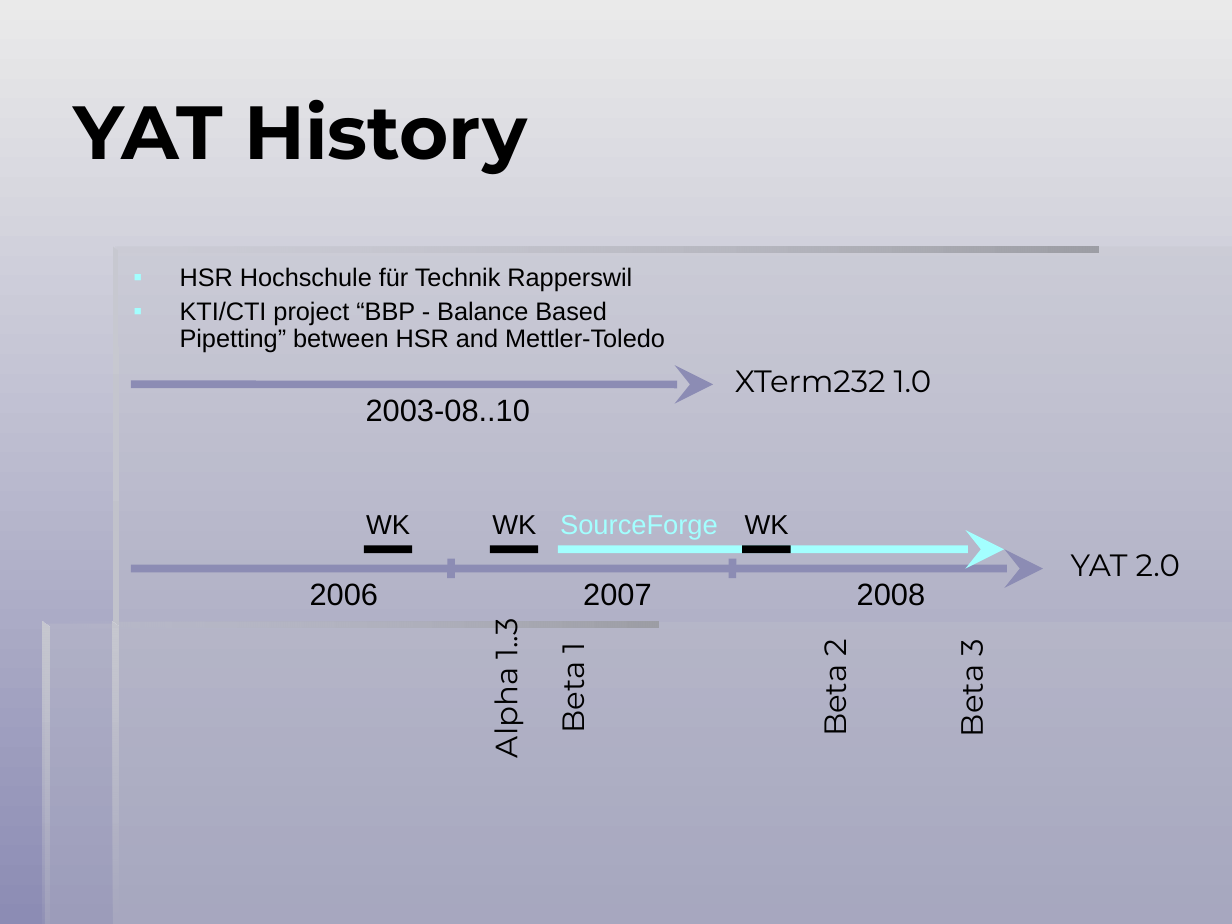
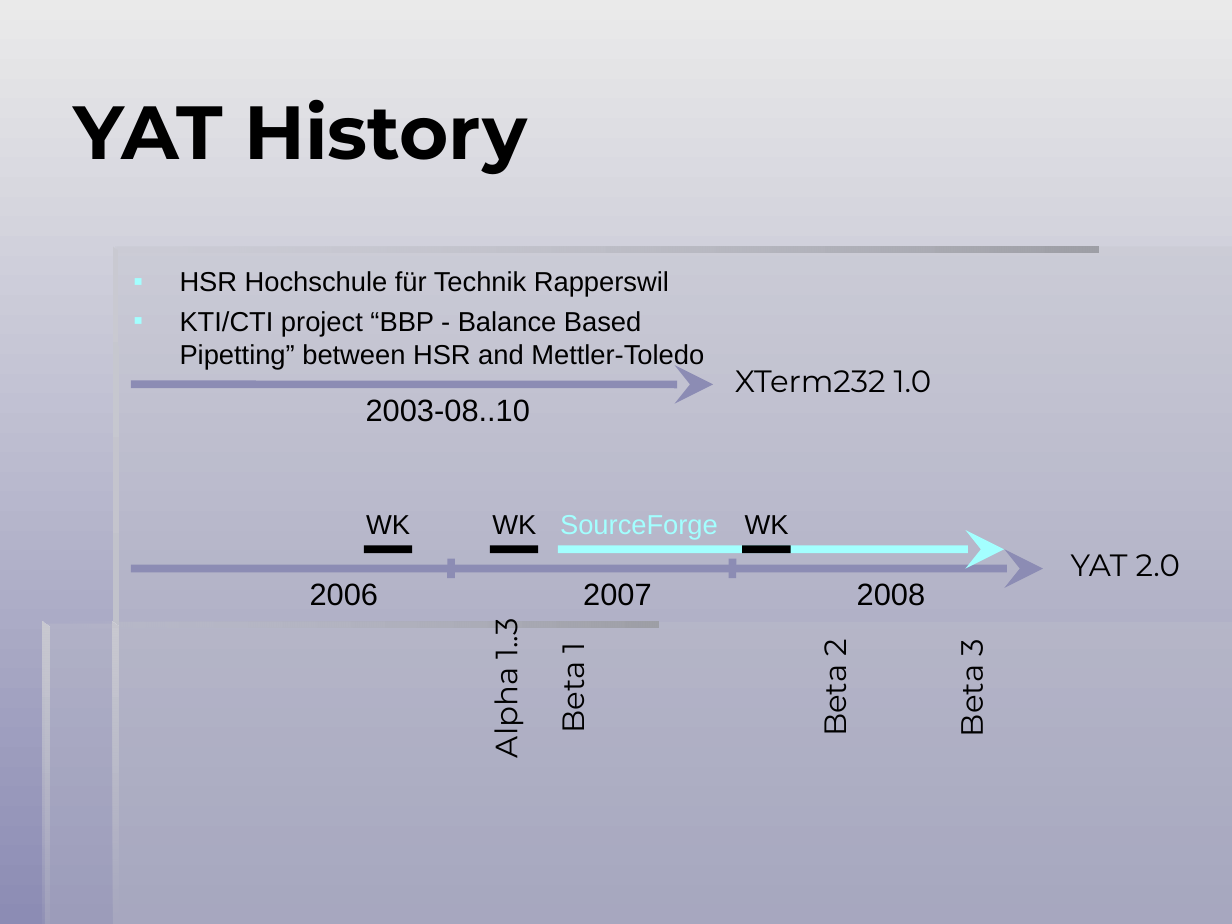
Before and after one commit to icis4/yat, a slide deck: slide 9 of YAT/_Doc.User/YAT Presentation/YAT.ppt. Drawn at 1232x924 pixels with LibreOffice and Linux fonts; fonts in the diff are those of the drawing. Boxes give left, top, right and bottom in pixels: in the first picture for what was removed or moved away, otherwise in the second. Text is boxed around its words. In the diff, an @@ line names an element or a change of style, - is before the commit and + after.

```diff
--- a/YAT/_Doc.User/YAT Presentation/YAT.ppt
+++ b/YAT/_Doc.User/YAT Presentation/YAT.ppt
@@ text "HSR Hochschule für Technik Rapperswil" at box(180, 271, 704, 370): size 14.8 to 16 pt; line spacing 0.9 to 1 @@
```
Also in this commit, not shown: 16 other slides changed, 1 other file.
